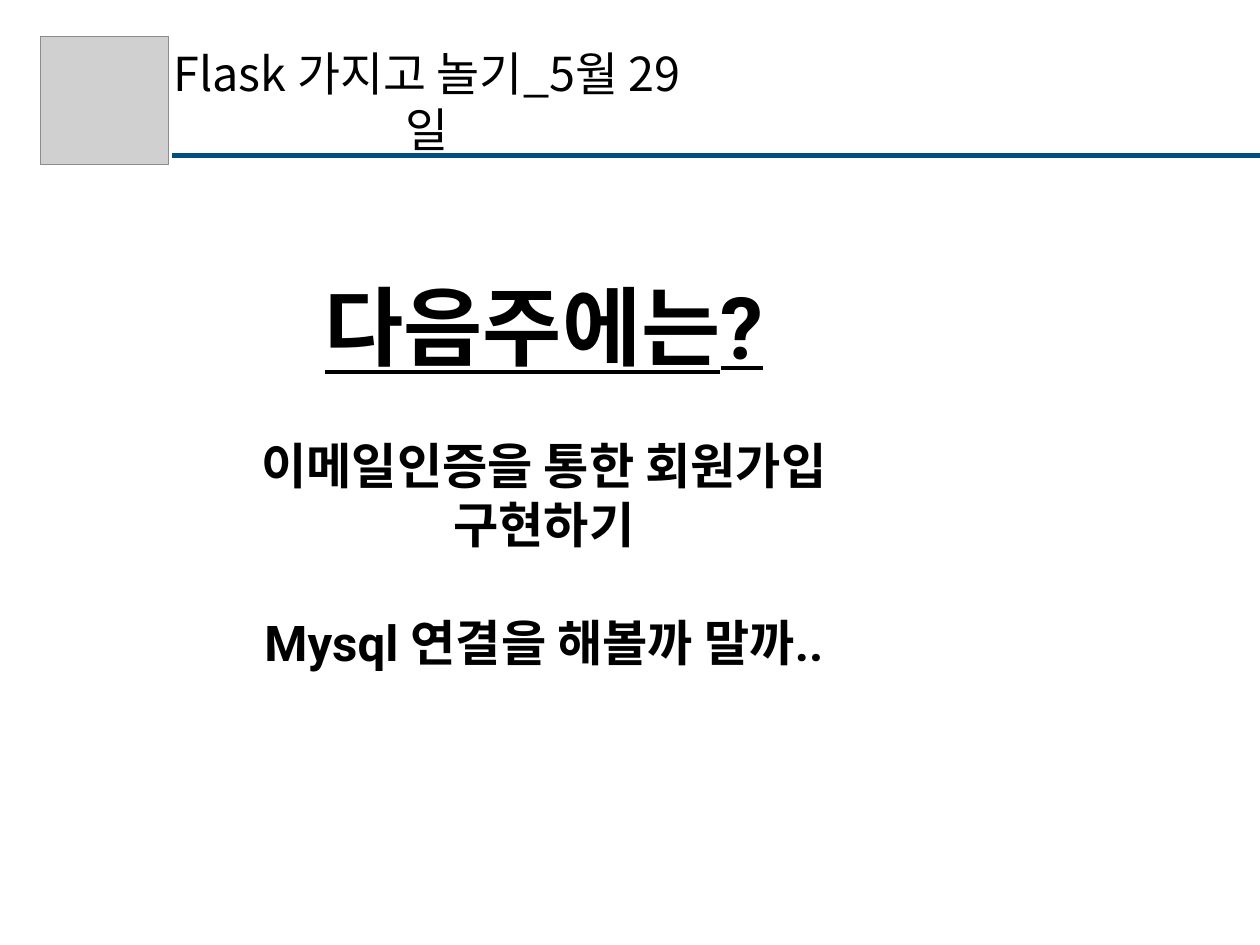
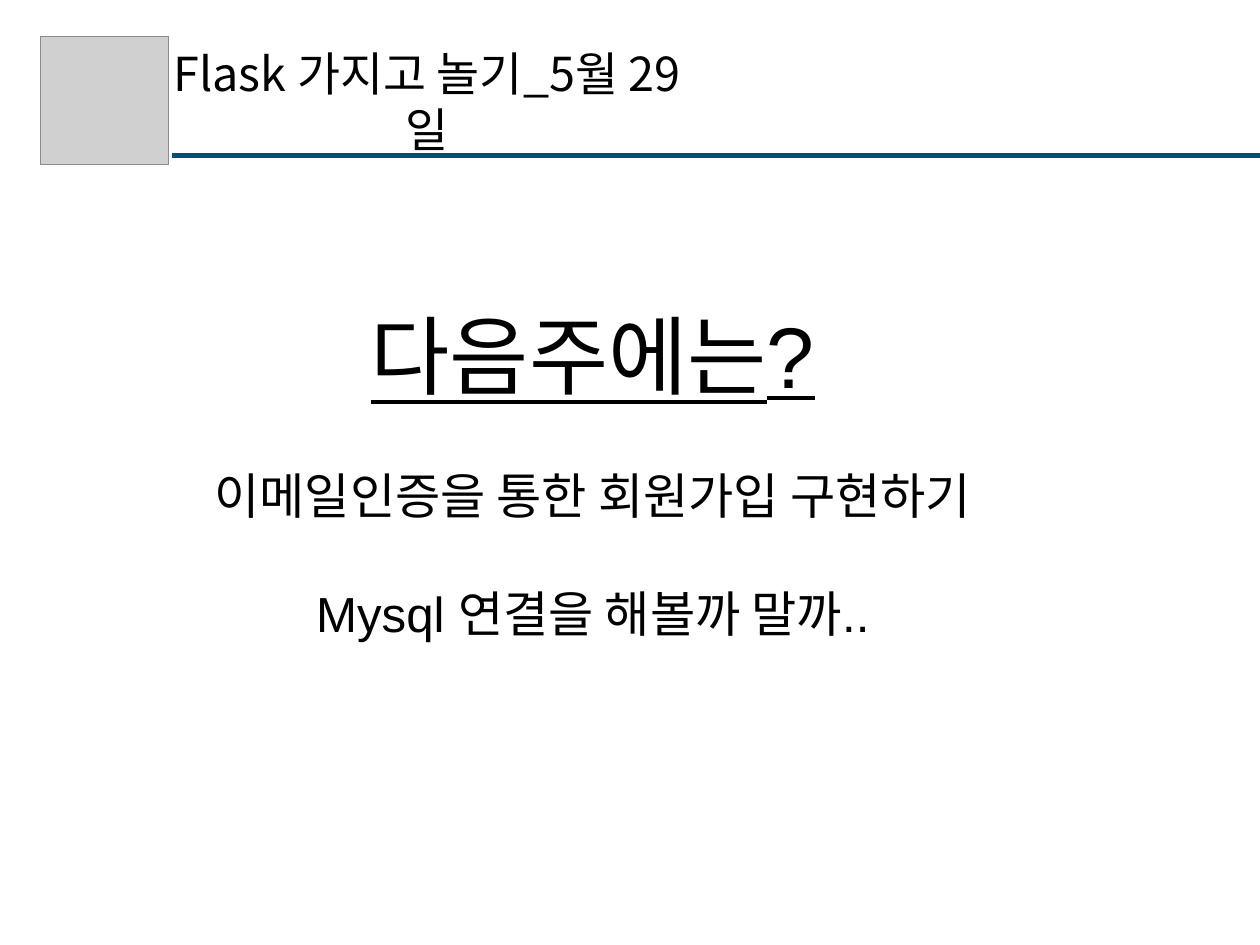
Before and after one commit to doorBW/UOS_LIKELION_python, a slide deck: slide 12 of reference/python0529.pptx. Drawn at 1260x945 pixels with LibreOffice and Linux fonts; fonts in the diff are those of the drawing; grey boxes stand for pictures. Boxes give left, top, right and bottom in pixels: in the first picture for what was removed or moved away, otherwise in the second. Text is boxed around its words. In the diff, an @@ line names an element or a change of style, - is before the commit and + after.

```diff
--- a/reference/python0529.pptx
+++ b/reference/python0529.pptx
@@ text "다음주에는?": place and size @@
-text "다음주에는?" at bbox=[261, 286, 827, 672]
+text "다음주에는?" at bbox=[214, 316, 971, 642]
@@ text "다음주에는?" at bbox=[214, 316, 971, 642]: font Roboto to Arial, bold off @@
```
Also in this commit, not shown: 2 other slides changed, 1 other file.
